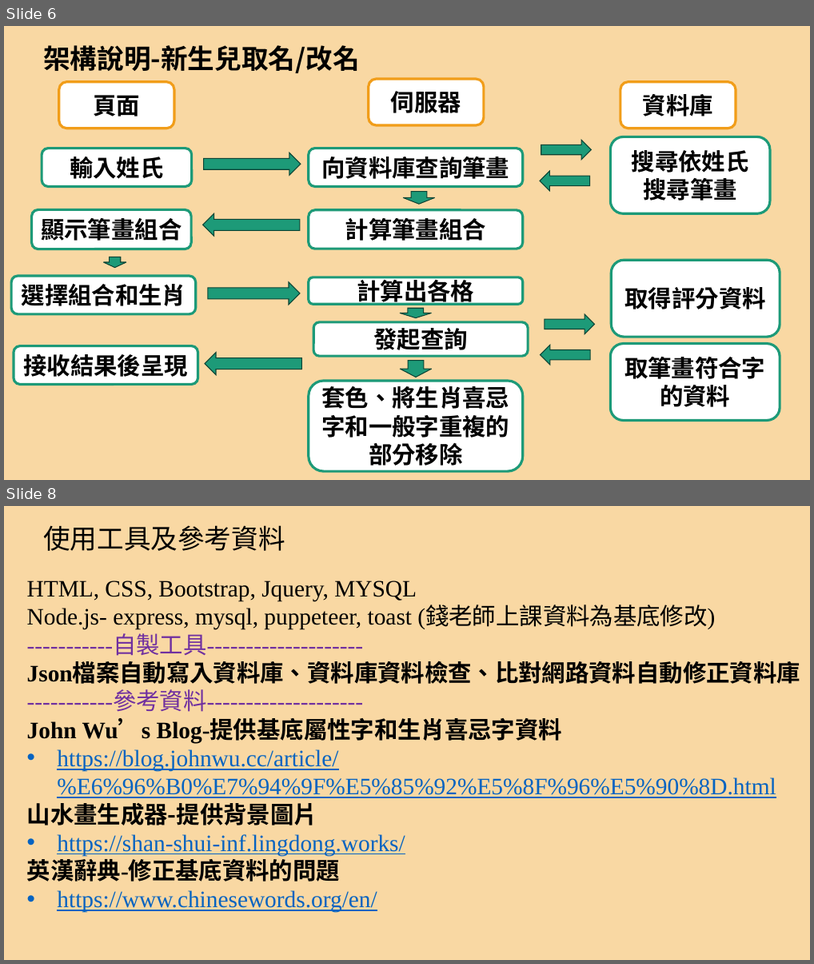
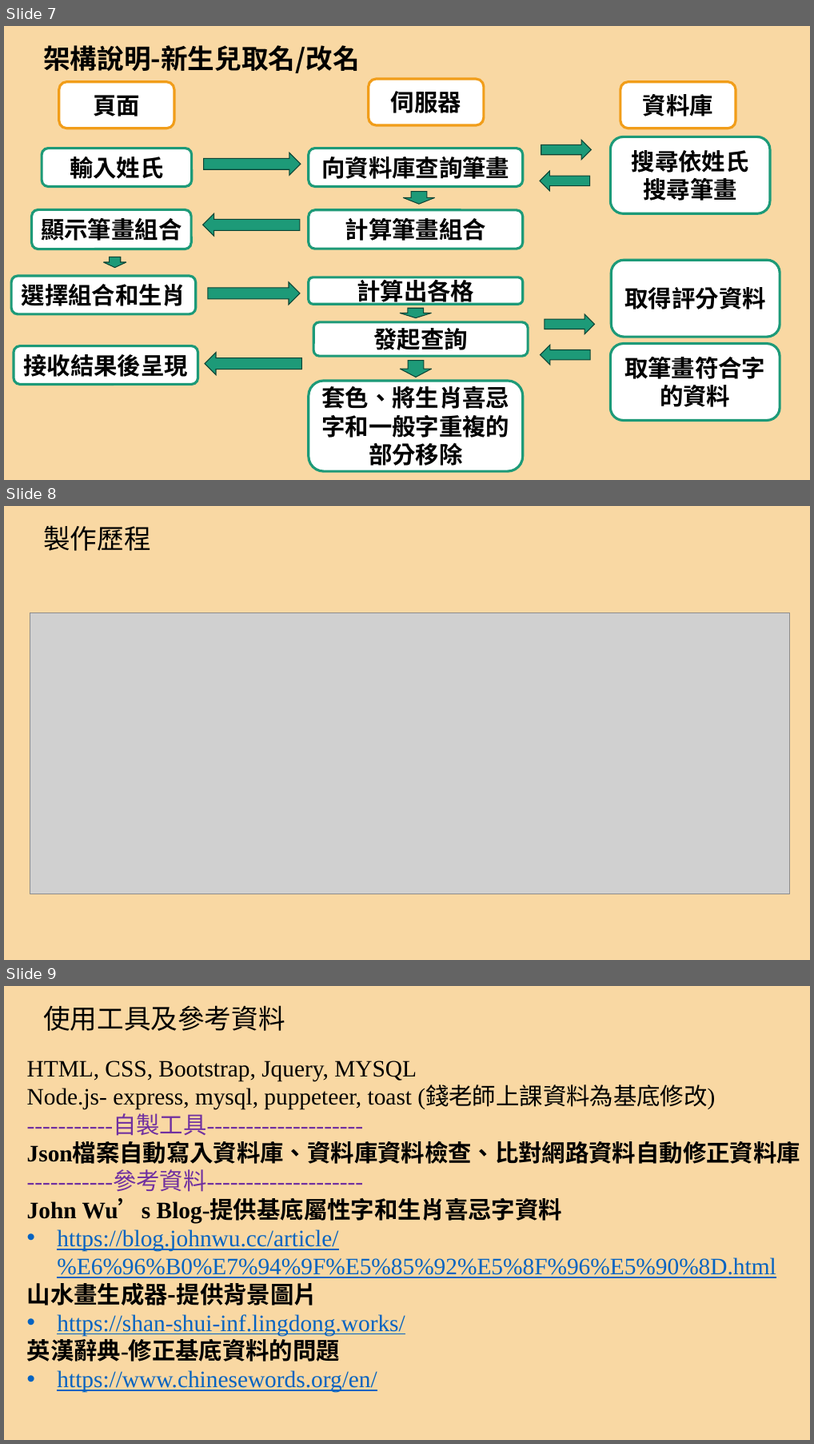
Before and after one commit to q123568952/iSpan_Topic, a slide deck: project1/pages/小專.pptx. Shown one above the other, each under a label of ours: slides 6 and 8 before the commit, slides 7, 8 and 9 after it; the slides between them are not shown. The pictures are 814x964 and 814x1444 pixels, drawn with LibreOffice and Linux fonts; fonts in the diff are those of the drawing; grey boxes stand for pictures. Boxes give left, top, right and bottom in pixels: in the first picture for what was removed or moved away, otherwise in the second. Text is boxed around its words. In the diff, an @@ line names an element or a change of style, - is before the commit and + after.

```diff
--- a/project1/pages/小專.pptx
+++ b/project1/pages/小專.pptx
@@ slide 8 added at <box>4,506,810,960</box>, background #F9D8A3 @@
@@ text added at <box>43,525,150,551</box>, 32 pt, text #000000 @@
+製作歷程
@@ picture added at <box>30,612,790,893</box> @@
@@ what was slide 6 is now slide 7 @@
@@ what was slide 8 is now slide 9 @@
```
Also in this commit, not shown: 3 slides changed, 24 other files.
